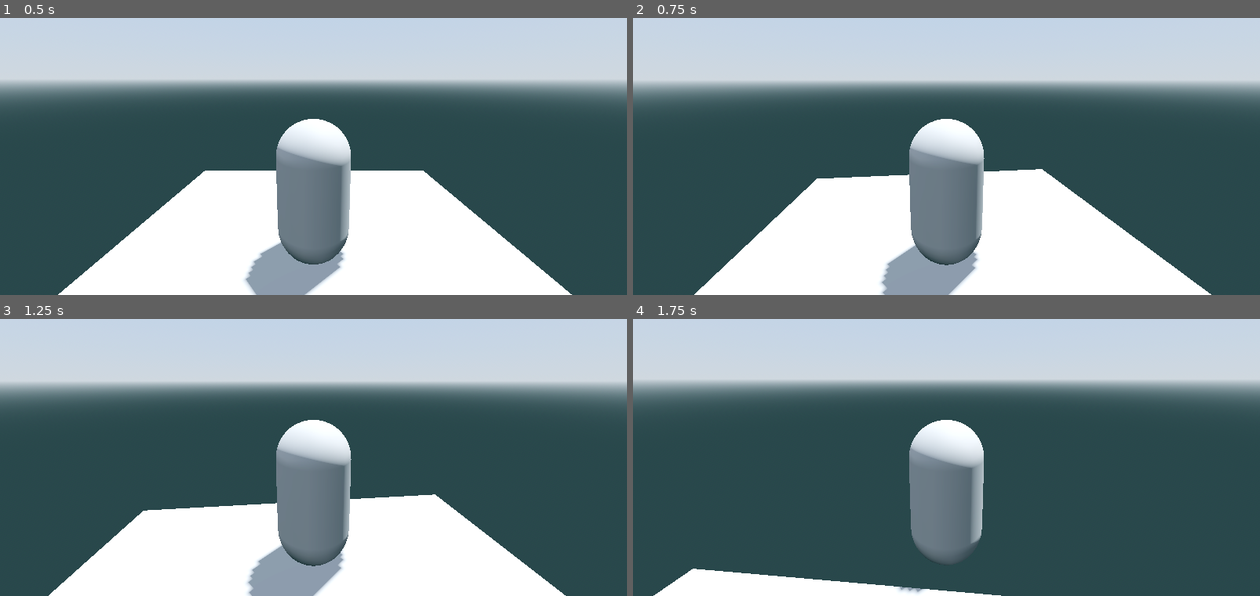
Above: before the commit, frames 1-4 (two rows, left to right).
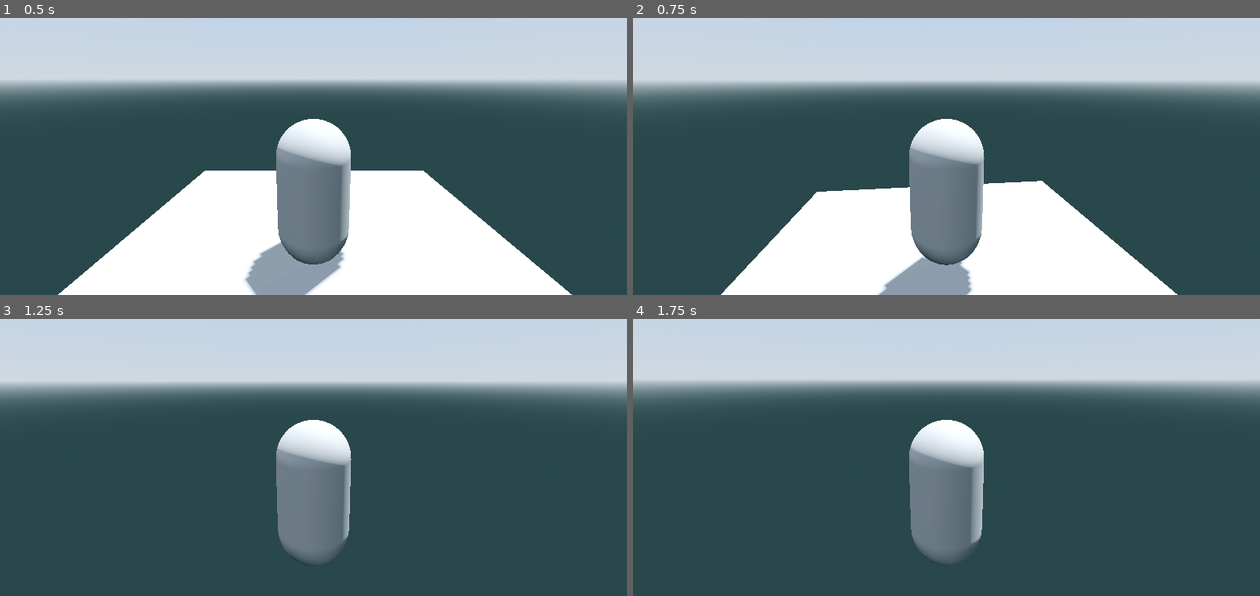
Above: after the commit, the same moments.

Repository: Jeralmic/MechJam-V
Game: Godot game, scene res://Levels/DevLevel.tscn
Two runs of this game, one before a commit and one after it. Both use one fixed random seed, a clock stepped at 60 frames per second and the inputs below.
Inputs (mouse positions are in pixels of both pictures, inside the frame that each line leads up to):
- Up to frame 1 (0.5 s): no input
- Up to frame 2 (0.75 s): move the mouse to (977, 117) at 0.52 s; hold Up (ui_up) from 0.53 s (still down); tap Space (Jump, bound only after the commit) at 0.6 s
- Up to frame 3 (1.25 s): keep holding Up (ui_up); tap Space (Jump, bound only after the commit) at 0.77, 1.07 s
- Up to frame 4 (1.75 s): keep holding Up (ui_up); move the mouse to (915, 421) at 1.27 s; tap Space (Jump, bound only after the commit) at 1.35, 1.52 s

Frame 1 is identical in both runs. In frame 2, 4.7% of the frame differs, in the area x 9-93%, y 54-100%; in frame 3, 20%, in the area x 7-91%, y 63-100%; in frame 4, 2.8%.

Commit message:
Jump

Diff:
--- a/Characters/Player/Player.gd
+++ b/Characters/Player/Player.gd
@@ -3,6 +3,8 @@
 var mouse_sensitivity := 0.001
 var twist_input := 0.0
 var pitch_input := 0.0
+var jump_force = Vector3(0,250,0)
+var gravity = 350
 
 
 @onready var twist_pivot := $TwistPivot
@@ -13,7 +15,6 @@
 # Called when the node enters the scene tree for the first time.
 func _ready() -> void:
 	Input.mouse_mode = Input.MOUSE_MODE_CAPTURED
-
 
 # Called every frame. 'delta' is the elapsed time since the previous frame.
 func _process(delta: float) -> void:
@@ -26,6 +27,8 @@
 	if Input.is_action_just_pressed("ui_cancel"):
 		Input.mouse_mode = Input.MOUSE_MODE_VISIBLE
 
+	if Input.is_action_just_pressed("Jump"):
+		jump()
 
 	twist_pivot.rotate_y(twist_input)
 	pitch_pivot.rotate_x(pitch_input)
@@ -36,6 +39,11 @@
 	twist_input = 0.0
 	pitch_input = 0.0
 
+func jump():
+	var dir = Vector3(0.0, 1.0, 0.0)
+	apply_central_force(dir * jump_force)
+
+
 func _unhandled_input(event: InputEvent) -> void:
 	if event is InputEventMouseMotion:
 		if Input.get_mouse_mode() == Input.MOUSE_MODE_CAPTURED:
--- a/Characters/Player/player.tscn
+++ b/Characters/Player/player.tscn
@@ -26,3 +26,5 @@
 
 [node name="Camera3D" type="Camera3D" parent="TwistPivot/PitchPivot"]
 transform = Transform3D(1, 0, 0, 0, 1, 0, 0, 0, 1, 0, 0, 3)
+
+[node name="RayCast3D" type="RayCast3D" parent="."]
--- a/project.godot
+++ b/project.godot
@@ -59,3 +59,8 @@
 , Object(InputEventKey,"resource_local_to_scene":false,"resource_name":"","device":-1,"window_id":0,"alt_pressed":false,"shift_pressed":false,"ctrl_pressed":false,"meta_pressed":false,"pressed":false,"keycode":0,"physical_keycode":83,"key_label":0,"unicode":115,"echo":false,"script":null)
 ]
 }
+Jump={
+"deadzone": 0.5,
+"events": [Object(InputEventKey,"resource_local_to_scene":false,"resource_name":"","device":-1,"window_id":0,"alt_pressed":false,"shift_pressed":false,"ctrl_pressed":false,"meta_pressed":false,"pressed":false,"keycode":0,"physical_keycode":32,"key_label":0,"unicode":32,"echo":false,"script":null)
+]
+}
